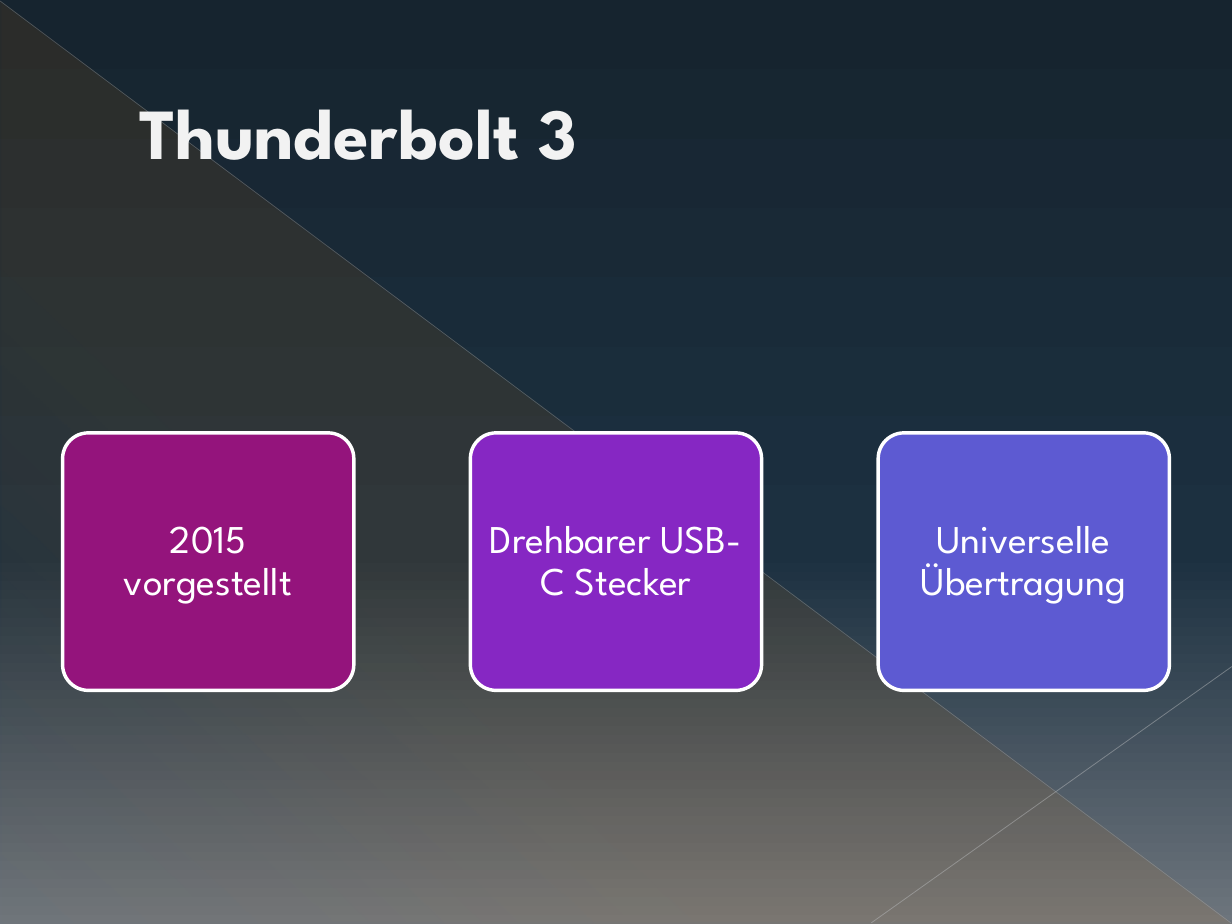
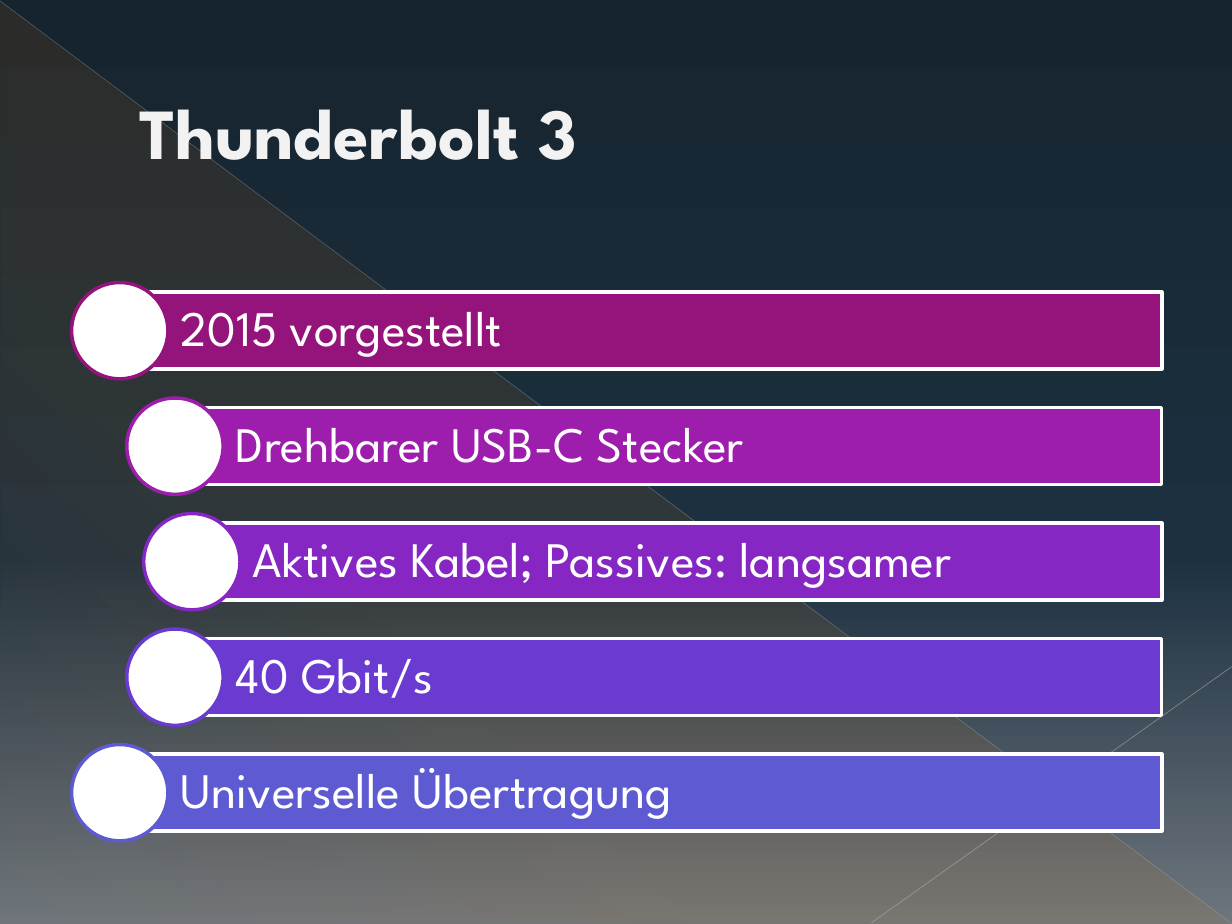
Before and after one commit to sewpalu/Compendia, a slide deck: slide 6 of doc/thunderbolt_presentation/Thunderbolt.pptx (slide 5 before the commit). Drawn at 1232x924 pixels with LibreOffice and Linux fonts; fonts in the diff are those of the drawing. Boxes give left, top, right and bottom in pixels: in the first picture for what was removed or moved away, otherwise in the second. Text is boxed around its words. In the diff, an @@ line names an element or a change of style, - is before the commit and + after.

```diff
--- a/doc/thunderbolt_presentation/Thunderbolt.pptx
+++ b/doc/thunderbolt_presentation/Thunderbolt.pptx
@@ text "2015 vorgestellt" moved from (x1=124, y1=526, x2=292, y2=604) to (x1=181, y1=312, x2=502, y2=357) @@
@@ text "Drehbarer USB-C Stecker" moved from (x1=490, y1=526, x2=741, y2=596) to (x1=236, y1=428, x2=744, y2=463) @@
@@ rounded rectangle removed at (x1=63, y1=432, x2=354, y2=690) @@
@@ rounded rectangle removed at (x1=471, y1=432, x2=761, y2=690) @@
@@ rounded rectangle removed at (x1=878, y1=432, x2=1169, y2=690) @@
@@ group added at (x1=71, y1=282, x2=1162, y2=840): 5 rectangles, 5 ellipses, 2 texts @@
+Aktives Kabel; Passives: langsamer
+40 Gbit/s
@@ size 23 to 29 pt; alignment centre to left; more space between paragraphs in 3 elements at (x1=236, y1=428, x2=744, y2=463), (x1=181, y1=312, x2=502, y2=357), (x1=181, y1=768, x2=672, y2=819) @@
@@ text "Universelle Übertragung" moved from (x1=921, y1=526, x2=1127, y2=604) to (x1=181, y1=768, x2=672, y2=819) @@
```
Also in this commit, not shown: 3 other slides changed, 2 slides added.
